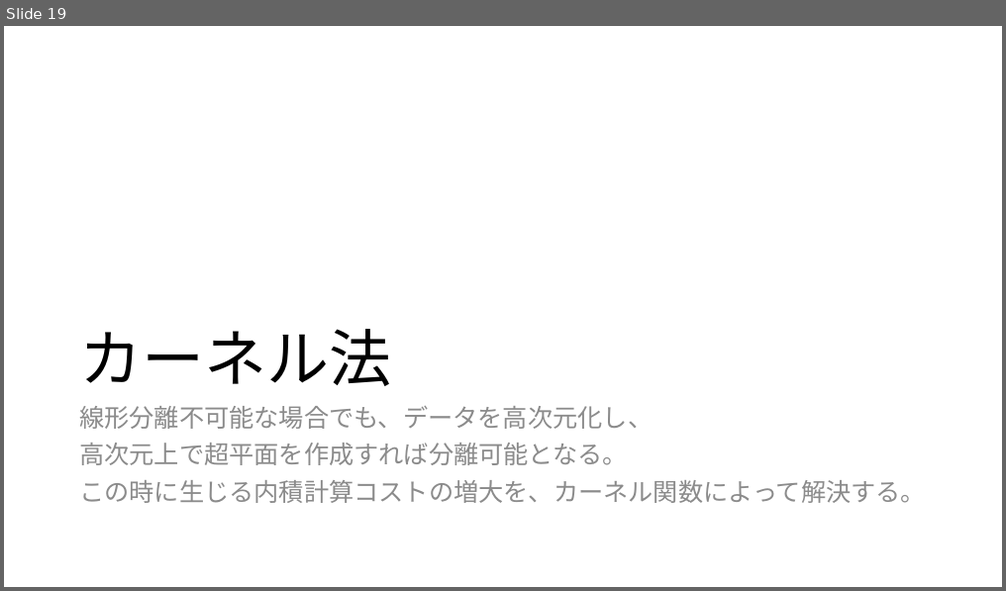
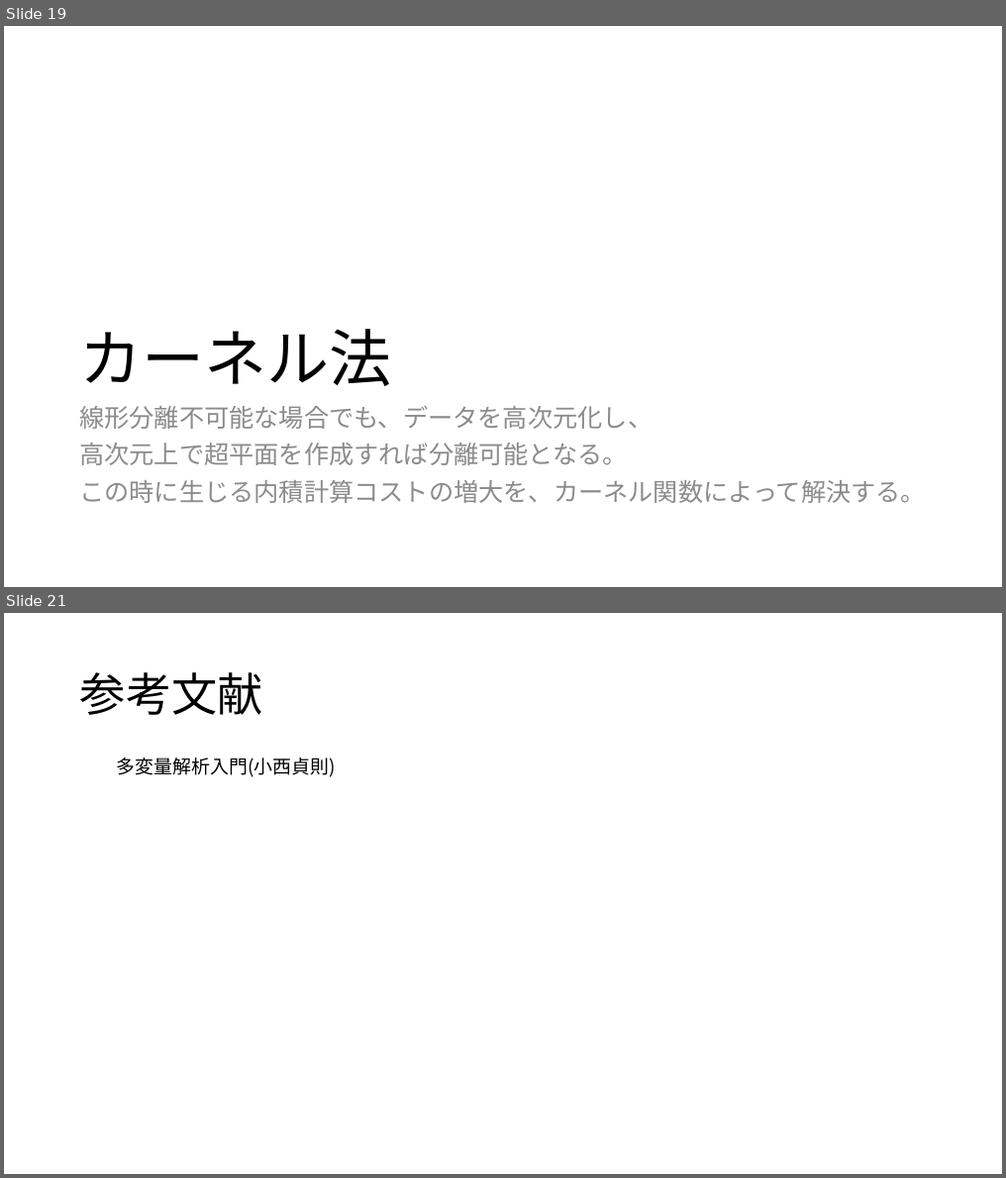
Before and after one commit to kaY-hR/MathNote, a slide deck: resource/サポートベクターマシン(SVM).pptx. Shown one above the other, each under a label of ours: slide 19 before the commit, slides 19 and 21 after it; the slides between them are not shown. The pictures are 1006x591 and 1006x1178 pixels, drawn with LibreOffice and Linux fonts; fonts in the diff are those of the drawing. Boxes give left, top, right and bottom in pixels: in the first picture for what was removed or moved away, otherwise in the second. Text is boxed around its words. In the diff, an @@ line names an element or a change of style, - is before the commit and + after.

```diff
--- a/resource/サポートベクターマシン(SVM).pptx
+++ b/resource/サポートベクターマシン(SVM).pptx
@@ slide 21 added at box(4, 613, 1002, 1174), background #FFFFFF @@
@@ title added at box(80, 672, 263, 715), 44 pt, text #000000 @@
+参考文献
@@ text added at box(117, 758, 336, 777), 18 pt, text #000000 @@
+多変量解析入門(小西貞則)
```
Also in this commit, not shown: 2 slides changed, 1 other slide added, 22 other files.
